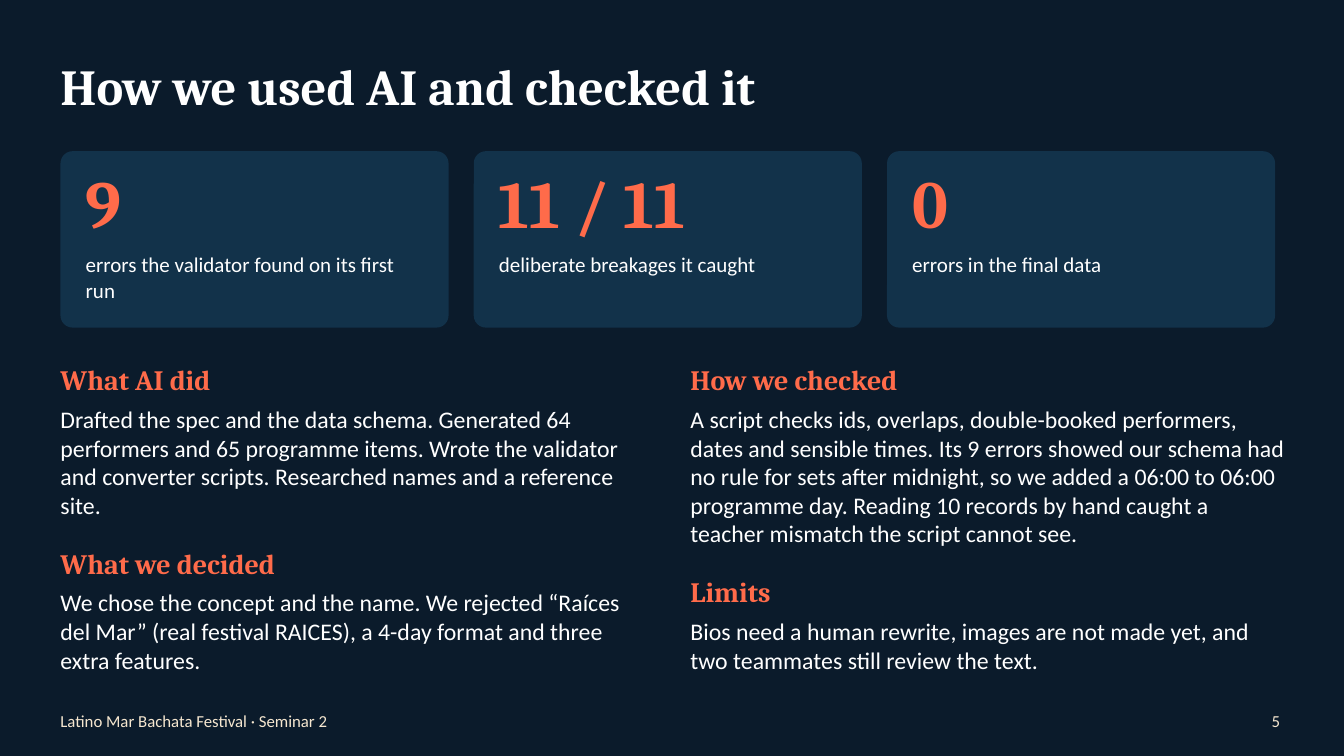
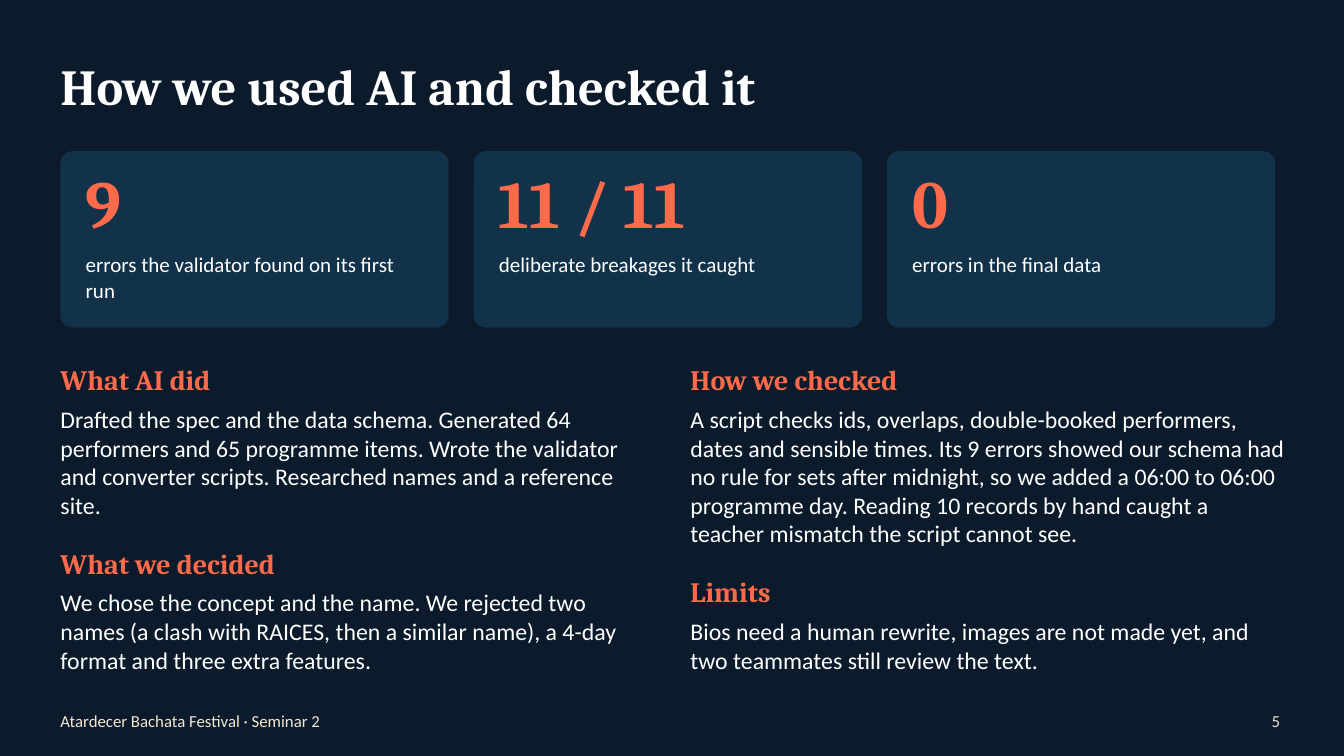
Before and after one commit to faiazyen/web-design-project, a slide deck: slide 5 of presentation.pptx. Drawn at 1344x756 pixels with LibreOffice and Linux fonts; fonts in the diff are those of the drawing. Boxes give left, top, right and bottom in pixels: in the first picture for what was removed or moved away, otherwise in the second. Text is boxed around its words. In the diff, an @@ line names an element or a change of style, - is before the commit and + after.

```diff
--- a/presentation.pptx
+++ b/presentation.pptx
@@ text at (x1=60, y1=594, x2=616, y2=669): text changed @@
-We chose the concept and the name. We rejected “Raíces del Mar” (real festival RAICES), a 4-day format and three extra features.
+We chose the concept and the name. We rejected two names (a clash with RAICES, then a similar name), a 4-day format and three extra features.
@@ text at (x1=60, y1=715, x2=319, y2=727): text changed @@
-Latino Mar Bachata Festival · Seminar 2
+Atardecer Bachata Festival · Seminar 2
```
Also in this commit, not shown: 4 other slides changed, 10 other files.
